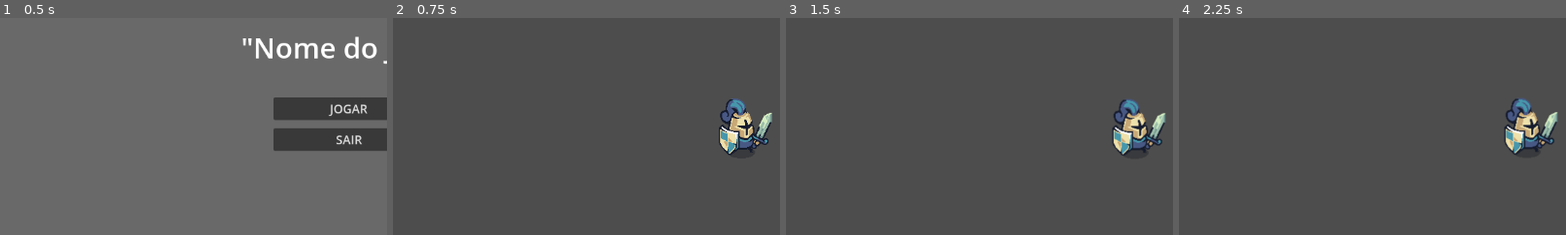
Above: before the commit, frames 1-4 (left to right).
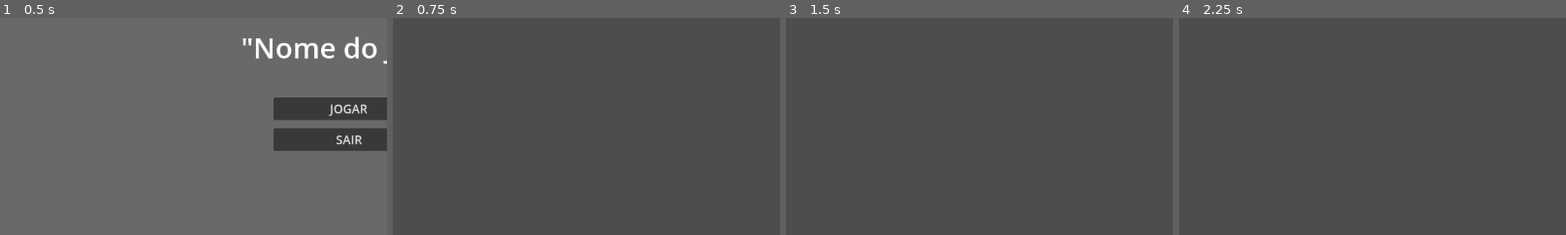
Above: after the commit, the same moments.

Repository: BrenoRMachado/TrabalhoDevJogos02
Game: Godot game, scene res://menu_principal.tscn
Same seed, same stepped clock (60 frames per second), same inputs: the game is played once before the commit and once after it.
Inputs (mouse positions are % of the whole screen's width and height, from its top left):
- Up to frame 1 (0.5 s): no input
- Up to frame 2 (0.75 s): click "JOGAR" at 0.5 s
- Up to frame 3 (1.5 s): tap Enter (ui_accept) at 1.25 s; move the mouse to (72, 45) at 1.27 s; hold Right (ui_right) from 1.28 s (still down); hold Space from 1.28 s (still down); click (72, 45) at 1.35 s
- Up to frame 4 (2.25 s): keep holding Right (ui_right); tap Enter (ui_accept) at 1.52, 1.82, 2 s; move the mouse to (30, 55) at 2.02 s; release Space at 2.03 s; tap Space at 2.1 s; click (30, 55) at 2.17 s
The pictures show only the part of the screen within x 5-55%, y 24-74%; the shares and areas given below are measured in that part.

Frame 1 is identical in both runs. In frame 2, 2.2% of the frame differs, in the area x 84-98%, y 37-64%; in frame 3, 2.1%; in frame 4, 2.2%.

Commit message:
Conserta problemas do player e adiciona nó de teste

Diff:
--- a/fase_teste.tscn
+++ b/fase_teste.tscn
@@ -1,10 +1,6 @@
-[gd_scene load_steps=4 format=3 uid="uid://bb4o3ppgxhaql"]
+[gd_scene load_steps=2 format=3 uid="uid://bb4o3ppgxhaql"]
 
 [ext_resource type="PackedScene" uid="uid://vv7c5lua0a4c" path="res://menu_pausa.tscn" id="1_7i8gy"]
-[ext_resource type="PackedScene" uid="uid://bxmkhd0iylk67" path="res://player.tscn" id="2_4oofb"]
-
-[sub_resource type="RectangleShape2D" id="RectangleShape2D_wbc3m"]
-size = Vector2(889, 20)
 
 [node name="FaseTeste" type="Control"]
 layout_mode = 3
@@ -36,12 +32,3 @@
 
 [node name="MenuPausa" parent="." instance=ExtResource("1_7i8gy")]
 visible = false
-
-[node name="Player" parent="." instance=ExtResource("2_4oofb")]
-position = Vector2(574, 204)
-
-[node name="StaticBody2D" type="StaticBody2D" parent="."]
-
-[node name="CollisionShape2D" type="CollisionShape2D" parent="StaticBody2D"]
-position = Vector2(579, 284)
-shape = SubResource("RectangleShape2D_wbc3m")
--- a/player.gd
+++ b/player.gd
@@ -1,68 +1,73 @@
 extends CharacterBody2D
 
-# Variáveis de movimento
-@export var velocidade = 200.0
-@export var forca_pulo = -350.0
-var gravidade = 980
+# Configurações de movimento
+@export var velocidade = 250.0
+@export var gravidade = 1000.0
+@export var forca_pulo = -450.0 # Ajustado para não ser tão alto
+
+# Variáveis de controle de ataque
 var pode_atacar = true
+var ataque_alternado = false
 
-# Referências aos nós
 @onready var sprite = $AnimatedSprite2D
 @onready var area_ataque_col = $AreaAtaque/CollisionShape2D
-@onready var camera = $Camera2D
 
 func _physics_process(delta):
 	# 1. Gravidade
 	if not is_on_floor():
 		velocity.y += gravidade * delta
 
-	# 2. Pulo
-	if Input.is_action_just_pressed("ui_accept") and is_on_floor():
+	# 2. Movimento Horizontal (Setas ou A/D)
+	var direcao = 0
+	if Input.is_key_pressed(KEY_D) or Input.is_key_pressed(KEY_RIGHT):
+		direcao += 1
+	if Input.is_key_pressed(KEY_A) or Input.is_key_pressed(KEY_LEFT):
+		direcao -= 1
+
+	# 3. Lógica de Velocidade e Animações (Andar/Parado)
+	if direcao != 0:
+		velocity.x = direcao * velocidade
+		sprite.flip_h = (direcao < 0)
+		# Reposiciona a hitbox da espada para frente do player
+		$AreaAtaque.position.x = 30 if direcao > 0 else -30
+
+		if is_on_floor() and pode_atacar:
+			sprite.play("walking")
+	else:
+		velocity.x = move_toward(velocity.x, 0, velocidade)
+		if is_on_floor() and pode_atacar:
+			sprite.play("default")
+
+	# 4. Pulo e Animação de Ar
+	if is_on_floor() and (Input.is_key_pressed(KEY_SPACE) or Input.is_key_pressed(KEY_W)):
 		velocity.y = forca_pulo
 
-	# 3. Movimento Horizontal
-	var direcao = Input.get_axis("ui_left", "ui_right")
-	if direcao:
-		velocity.x = direcao * velocidade
-		sprite.flip_h = (direcao < 0)
-		# Ajusta a posição da área de ataque para frente do player
-		$AreaAtaque.position.x = 20 if direcao > 0 else -20
-		if is_on_floor(): sprite.play("run")
-	else:
-		velocity.x = move_toward(velocity.x, 0, velocidade)
-		if is_on_floor(): sprite.play("idle")
+	if not is_on_floor() and pode_atacar:
+		sprite.play("jumping")
 
-	if not is_on_floor():
-		sprite.play("jump")
-
-	# 4. Comando de Ataque (Tecla Z ou J)
-	if Input.is_action_just_pressed("atacar") and pode_atacar:
+	# 5. Comando de Ataque (Tecla X ou Clique Esquerdo)
+	if (Input.is_key_pressed(KEY_X) or Input.is_mouse_button_pressed(MOUSE_BUTTON_LEFT)) and pode_atacar:
 		atacar()
 
 	move_and_slide()
 
 func atacar():
 	pode_atacar = false
-	sprite.play("attack")
-	area_ataque_col.disabled = false # Ativa a hitbox da espada
 
-	# REQUISITO: Animação não-sprite (Tremor leve de câmera ao atacar)
-	var tween = create_tween()
-	tween.tween_property(camera, "offset", Vector2(2, 2), 0.05)
-	tween.tween_property(camera, "offset", Vector2(-2, -2), 0.05)
-	tween.tween_property(camera, "offset", Vector2(0, 0), 0.05)
+	# Alterna entre as animações hitting e hitting2
+	if ataque_alternado:
+		sprite.play("hitting2")
+	else:
+		sprite.play("hitting")
 
-	await get_tree().create_timer(0.2).timeout
-	area_ataque_col.disabled = true # Desativa a espada
+	# Inverte para o próximo ataque
+	ataque_alternado = !ataque_alternado
 
-	await get_tree().create_timer(0.3).timeout # Tempo de espera entre golpes
+	# Ativa a colisão da espada
+	area_ataque_col.disabled = false
+
+	# Tempo da animação de ataque (ajuste se necessário)
+	await get_tree().create_timer(0.4).timeout
+
+	area_ataque_col.disabled = true
 	pode_atacar = true
-
-# Função para os inimigos te matarem
-func tomar_dano():
-	get_tree().reload_current_scene()
-
-
-func _on_area_ataque_area_entered(area: Area2D) -> void:
-	if area.has_method("receber_dano"):
-		area.receber_dano()
--- a/player.tscn
+++ b/player.tscn
@@ -143,7 +143,7 @@
 "duration": 1.0,
 "texture": SubResource("AtlasTexture_7ahtn")
 }],
-"loop": true,
+"loop": false,
 "name": &"hitting",
 "speed": 8.0
 }, {
@@ -160,7 +160,7 @@
 "duration": 1.0,
 "texture": SubResource("AtlasTexture_7hik5")
 }],
-"loop": true,
+"loop": false,
 "name": &"hitting2",
 "speed": 8.0
 }, {
@@ -207,10 +207,10 @@
 collision_layer = 2
 collision_mask = 5
 script = ExtResource("1_onrkg")
+gravidade = 1200.0
 
 [node name="AnimatedSprite2D" type="AnimatedSprite2D" parent="."]
 sprite_frames = SubResource("SpriteFrames_dw050")
-frame_progress = 0.6698231
 
 [node name="CollisionShape2D" type="CollisionShape2D" parent="."]
 scale = Vector2(1.0350299, 1.2033107)
@@ -222,7 +222,6 @@
 monitoring = false
 
 [node name="CollisionShape2D" type="CollisionShape2D" parent="AreaAtaque"]
-position = Vector2(40, 2)
 shape = SubResource("RectangleShape2D_onrkg")
 disabled = true
 
--- /dev/null
+++ b/teste_player.tscn
@@ -0,0 +1,25 @@
+[gd_scene load_steps=4 format=3 uid="uid://cu2wnvegku0j7"]
+
+[ext_resource type="PackedScene" uid="uid://bxmkhd0iylk67" path="res://player.tscn" id="1_3j8to"]
+
+[sub_resource type="RectangleShape2D" id="RectangleShape2D_xgnag"]
+size = Vector2(1172, 61)
+
+[sub_resource type="RectangleShape2D" id="RectangleShape2D_3j8to"]
+size = Vector2(117, 66)
+
+[node name="TestePlayer" type="Node2D"]
+
+[node name="StaticBody2D" type="StaticBody2D" parent="."]
+
+[node name="CollisionShape2D" type="CollisionShape2D" parent="StaticBody2D"]
+position = Vector2(583, 614)
+shape = SubResource("RectangleShape2D_xgnag")
+debug_color = Color(0, 0.54846025, 0.9308762, 0.41960785)
+
+[node name="CollisionShape2D2" type="CollisionShape2D" parent="StaticBody2D"]
+position = Vector2(1087, 549)
+shape = SubResource("RectangleShape2D_3j8to")
+
+[node name="Player" parent="." instance=ExtResource("1_3j8to")]
+position = Vector2(576, 325)
